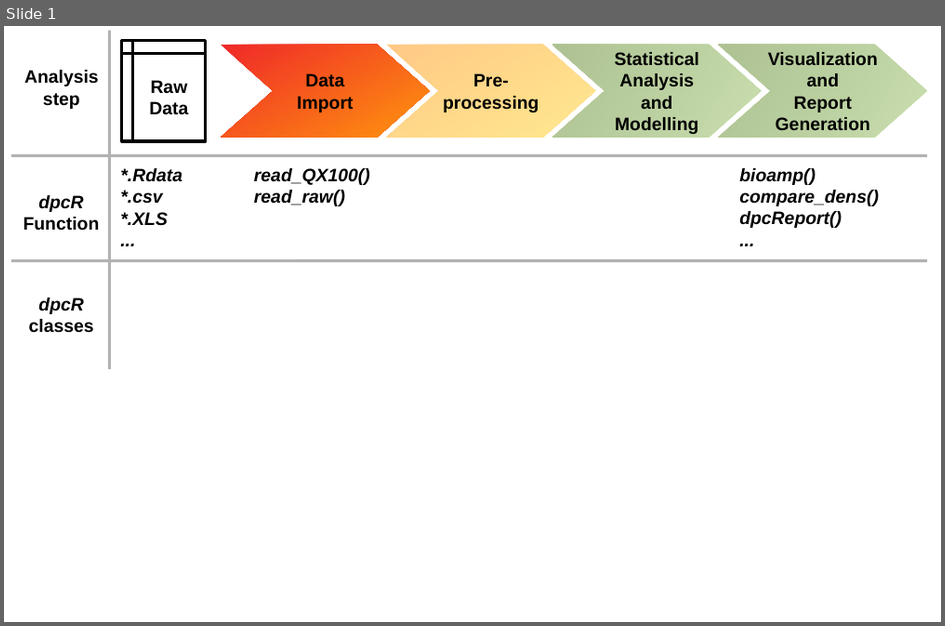
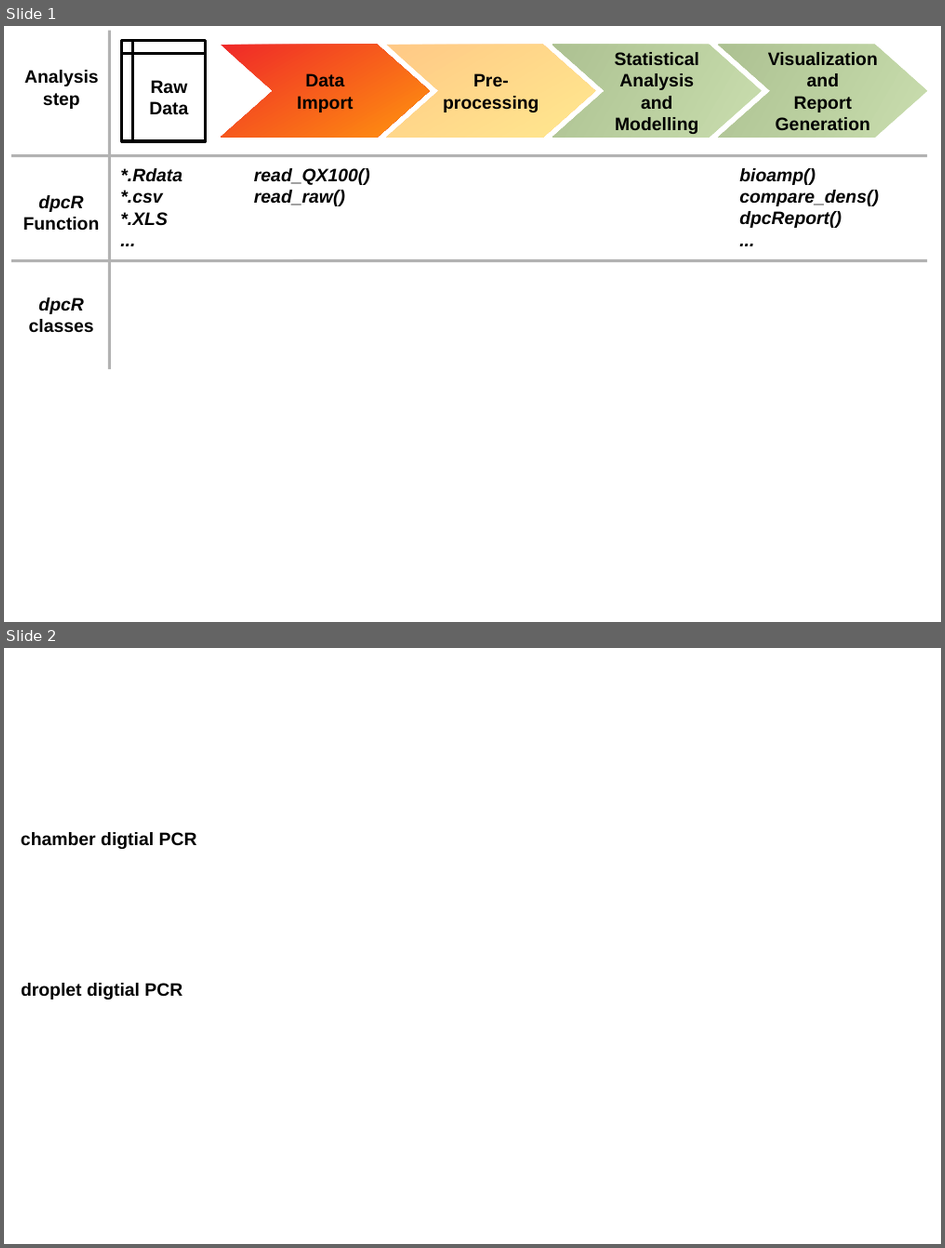
Before and after one commit to michbur/dpcR_article, a slide deck: dpcR_analysis.odp. Shown one above the other, each under a label of ours: slide 1 before the commit, slides 1 and 2 after it. The pictures are 945x626 and 945x1248 pixels, drawn with LibreOffice and Linux fonts; fonts in the diff are those of the drawing. Boxes give left, top, right and bottom in pixels: in the first picture for what was removed or moved away, otherwise in the second. Text is boxed around its words. In the diff, an @@ line names an element or a change of style, - is before the commit and + after.

```diff
--- a/dpcR_analysis.odp
+++ b/dpcR_analysis.odp
@@ slide 2 added at (x1=4, y1=648, x2=941, y2=1244), background #FFFFFF @@
@@ text added at (x1=21, y1=832, x2=197, y2=849), 18 pt, text #000000, bold @@
+chamber digtial PCR
@@ text added at (x1=21, y1=983, x2=183, y2=1000), 18 pt, text #000000, bold @@
+droplet digtial PCR
```
Also in this commit, not shown: 1 slide removed, 3 other files.
